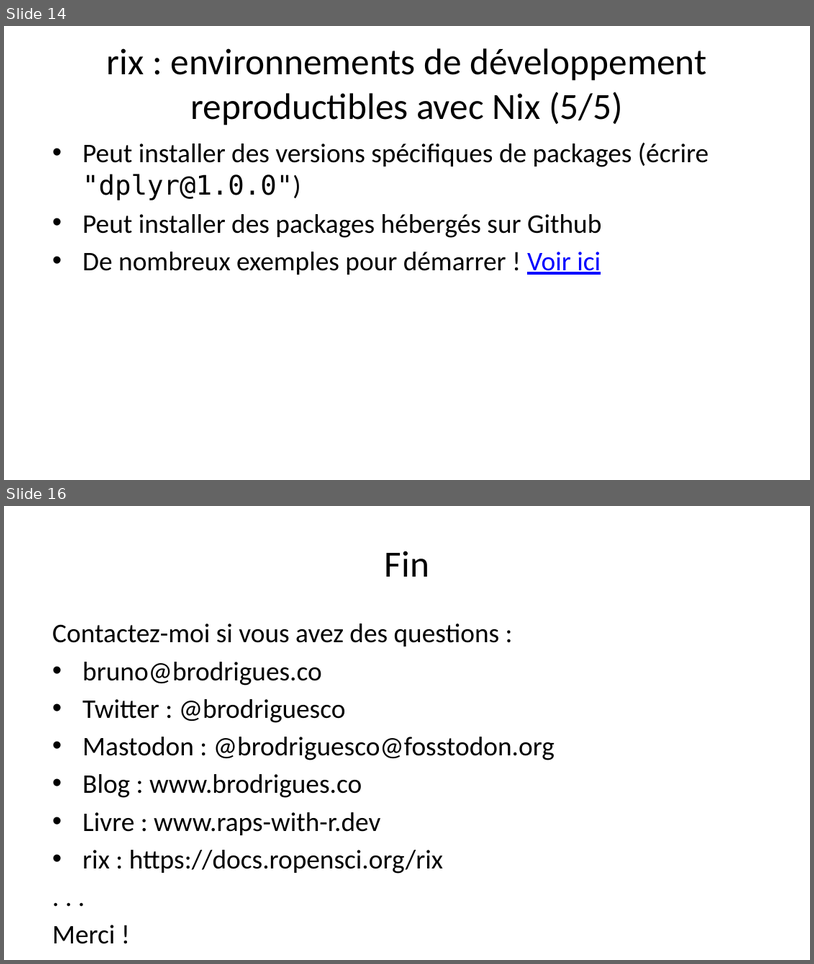
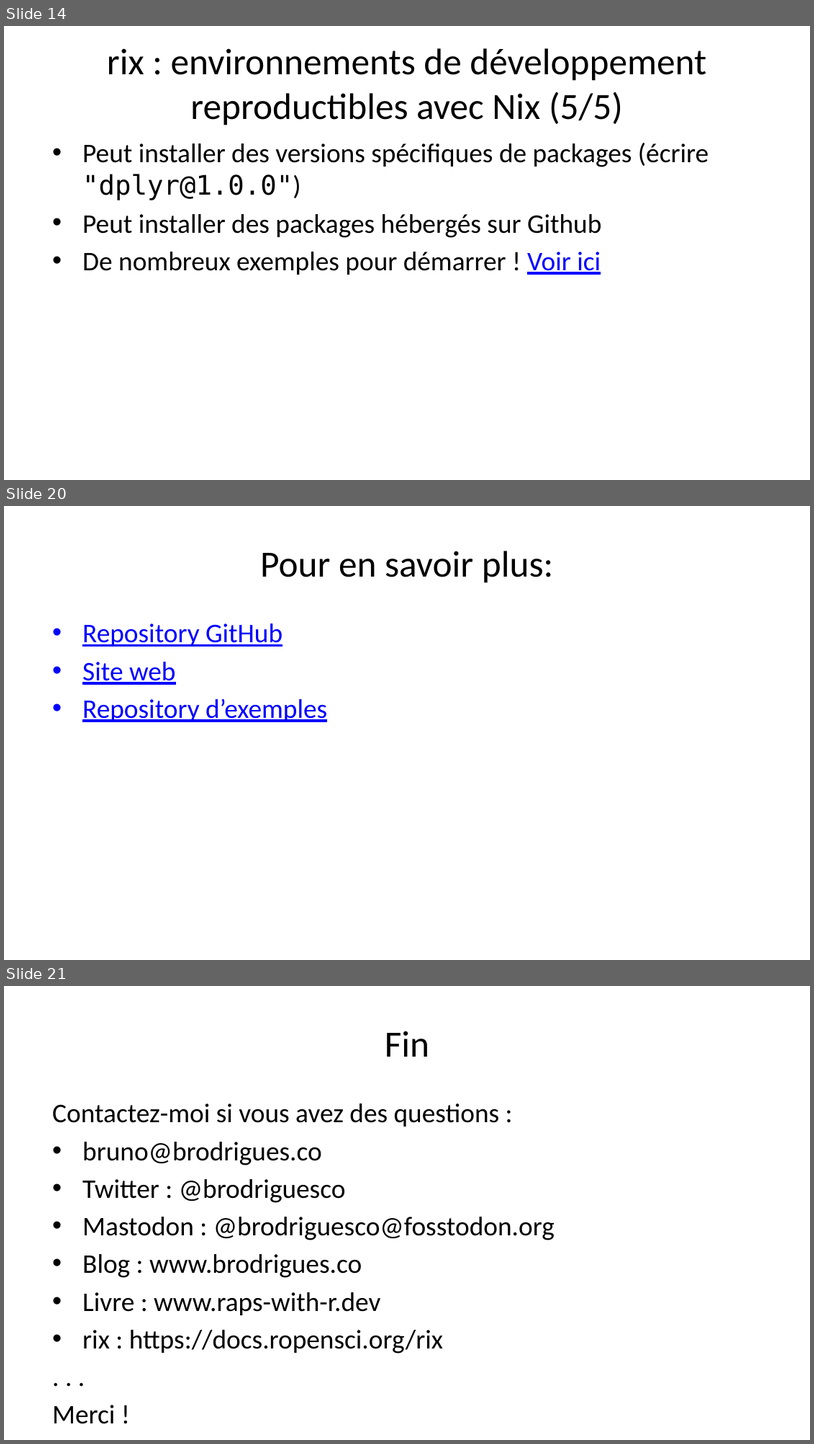
Before and after one commit to b-rodrigues/repro_rrr, a slide deck: docs/index.pptx. Shown one above the other, each under a label of ours: slides 14 and 16 before the commit, slides 14, 20 and 21 after it; the slides between them are not shown. The pictures are 814x964 and 814x1444 pixels, drawn with LibreOffice and Linux fonts; fonts in the diff are those of the drawing. Boxes give left, top, right and bottom in pixels: in the first picture for what was removed or moved away, otherwise in the second. Text is boxed around its words. In the diff, an @@ line names an element or a change of style, - is before the commit and + after.

```diff
--- a/docs/index.pptx
+++ b/docs/index.pptx
@@ slide 20 added at <box>4,506,810,960</box>, background #FFFFFF @@
@@ title added at <box>260,551,553,583</box>, 33 pt, text #000000 @@
+Pour en savoir plus:
@@ text added at <box>82,623,327,722</box>, 24 pt, text #0000FF, underline @@
+• Repository GitHub
+• Site web
+• Repository d’exemples
@@ what was slide 16 is now slide 21 @@
```
Also in this commit, not shown: 1 slide changed, 4 other slides added, 12 other files.
